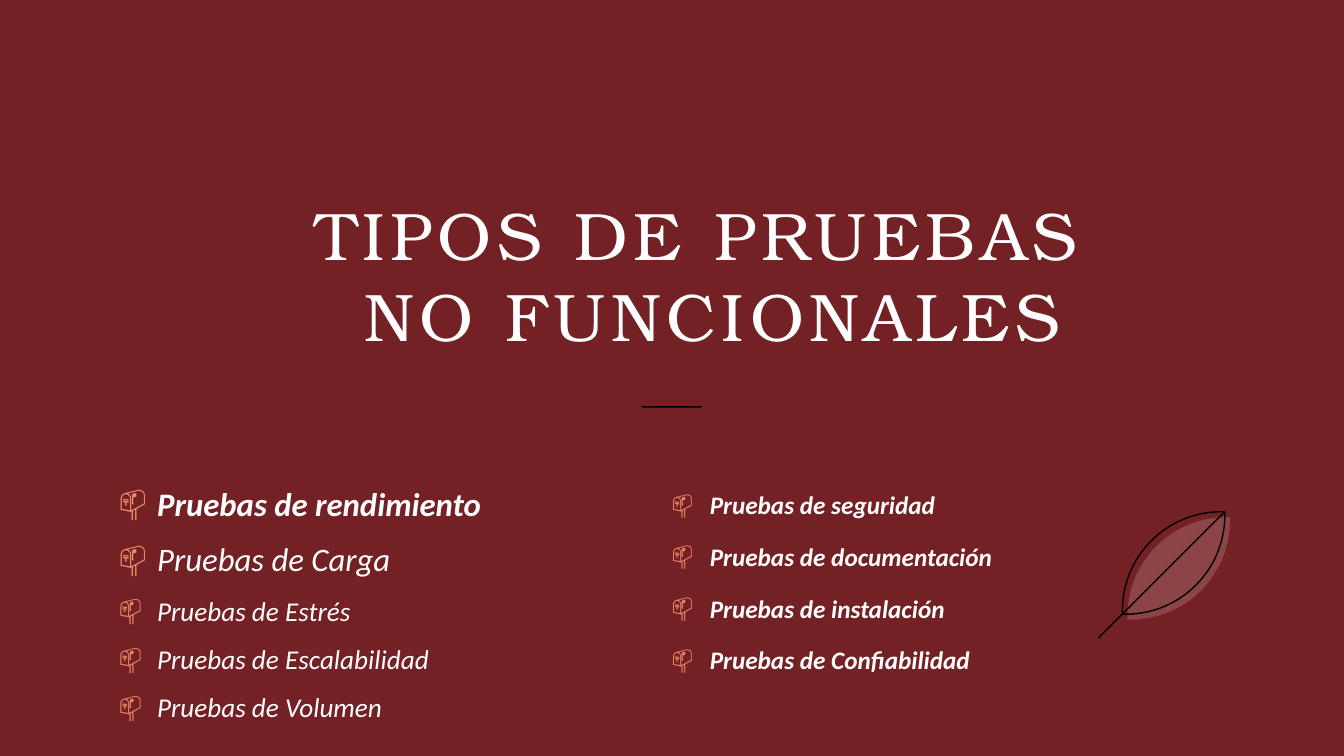
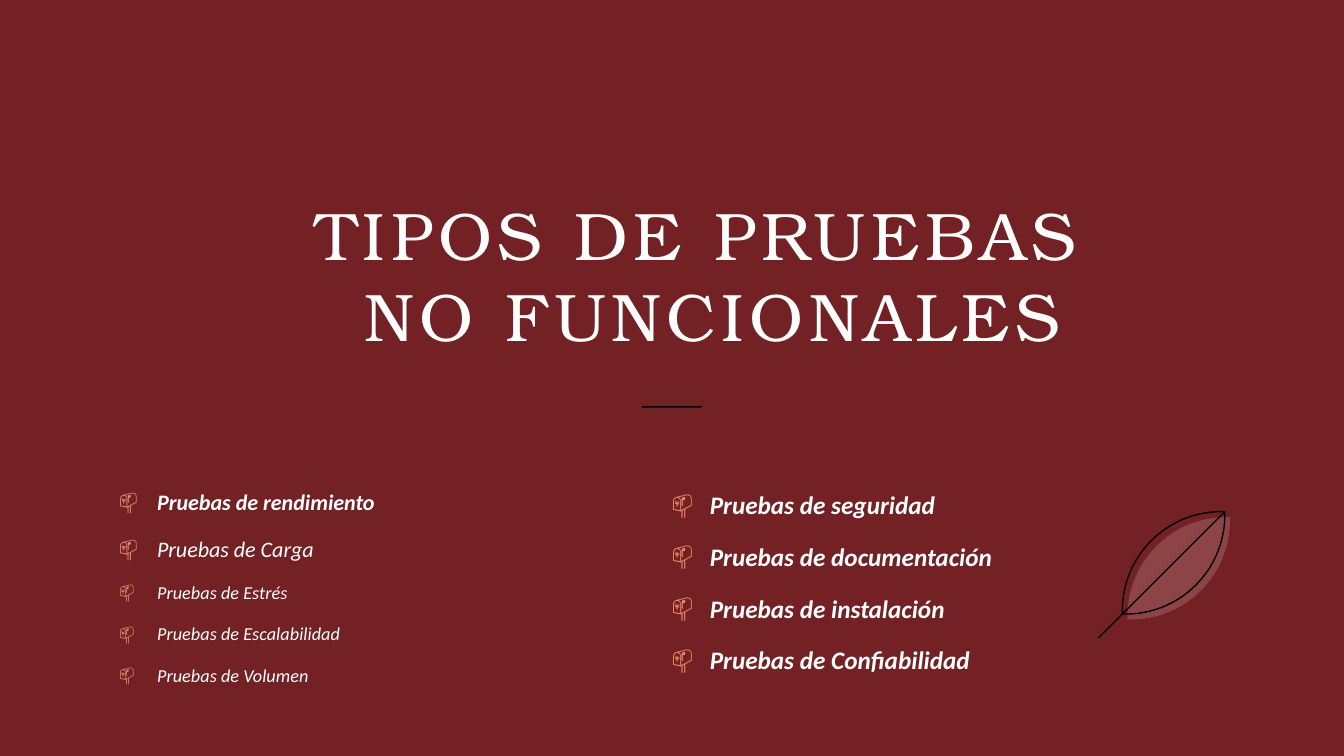
Before and after one commit to DAWEQUIPO5ENTORNOS/ProyectHtml, a slide deck: slide 5 of Sprint 3 - Story2.pptx. Drawn at 1344x756 pixels with LibreOffice and Linux fonts; fonts in the diff are those of the drawing. Boxes give left, top, right and bottom in pixels: in the first picture for what was removed or moved away, otherwise in the second. Text is boxed around its words. In the diff, an @@ line names an element or a change of style, - is before the commit and + after.

```diff
--- a/Sprint 3 - Story2.pptx
+++ b/Sprint 3 - Story2.pptx
@@ text "Pruebas de rendimiento" at <box>157,494,374,682</box>: size 23.4 to 15.8 pt in "Pruebas de rendimiento", "Pruebas de Carga"; size 19.4 to 13.1 pt in "Pruebas de Estrés", "Pruebas de Escalabilidad", "Pruebas de Volumen"; line spacing 1.05 to 1.25 @@
@@ freeform shape at <box>1101,490,1247,636</box>: outline redrawn @@
@@ freeform shape at <box>1105,495,1252,642</box>: outline redrawn @@
```
Also in this commit, not shown: 8 other slides changed, 1 other file.
